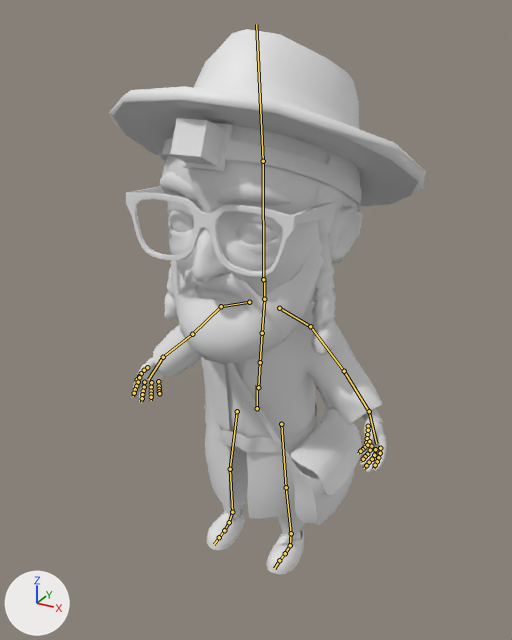
An edit to the FBX model Assets/Art/Rabbi/Animations/Rabbi_anim.fbx, drawn before and after from the same camera.
Rendered twice from a 50 mm camera at (0.979, -1.754, 1.774) aimed at (0.072, -0.106, 0.949). Every picture has the same lights, and +X, +Y and +Z are marked at lower left. The first picture is the older version. The bones that bend it are drawn over the model as lines.

The first picture shows 'Beard_low', 'BekisheBelt_low', 'Bekishe_low', 'Body_low', 'EyeBrows_low', 'EyeGlasses_low', 'Eyes_low', 'Hair_low', 'Hat_low', 'Pants_low', 'Payot_low', 'Shoes_low', 'ShoulderBag_low', 'Tallit_low', 'TefillinHead_low', 'Tefillin_low'.
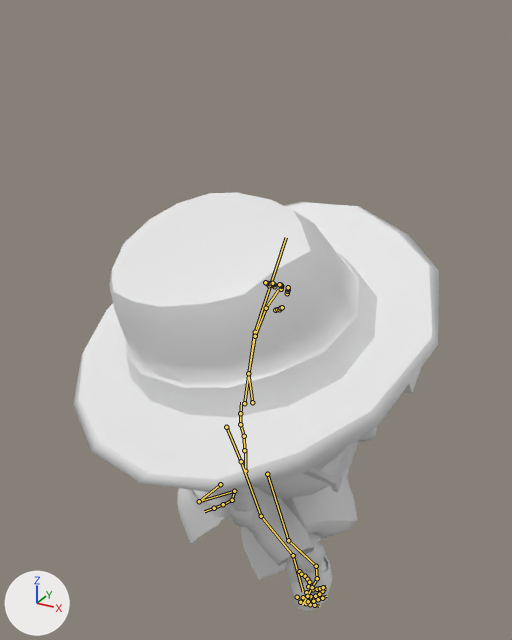
The newer file adds an action. The first version stands in its rest pose; the second is drawn at frame 19 of the action 'Armature|Sword_Light_1'.

The change in detail:
Bone 'mixamorig:Hips' (bone_mixamorig_hips) moves from (0.0, 0.0, 0.0) to (0.0, -0.199, 0.08).
Bone 'mixamorig:Hips' (bone_mixamorig_hips) turns from (0, 0, 0) to (0, 49, 0) degrees about its own x, y and z.
Bone 'mixamorig:Spine' (bone_mixamorig_spine) turns from (0, 0, 0) to (36, 31, 31) degrees about its own x, y and z.
Bone 'mixamorig:Spine1' (bone_mixamorig_spine1) turns from (0, 0, 0) to (2, 13, 13) degrees about its own x, y and z.
Bone 'mixamorig:Spine2' (bone_mixamorig_spine2) turns from (0, 0, 0) to (8, -29, -2) degrees about its own x, y and z.
Bone 'mixamorig:Neck' (bone_mixamorig_neck) turns from (0, 0, 0) to (-13, 18, -13) degrees about its own x, y and z.
Bone 'mixamorig:LeftShoulder' (bone_mixamorig_leftshoulder) turns from (0, 0, 0) to (10, 54, -37) degrees about its own x, y and z.
Bone 'mixamorig:LeftArm' (bone_mixamorig_leftarm) turns from (0, 0, 0) to (-53, -39, 48) degrees about its own x, y and z.
Bone 'mixamorig:LeftForeArm' (bone_mixamorig_leftforearm) turns from (0, 0, 0) to (3, 47, -4) degrees about its own x, y and z.
Bone 'mixamorig:LeftHand' (bone_mixamorig_lefthand) turns from (0, 0, 0) to (-28, 27, 12) degrees about its own x, y and z.
Bone 'mixamorig:RightShoulder' (bone_mixamorig_rightshoulder) turns from (0, 0, 0) to (35, 40, -39) degrees about its own x, y and z.
Bone 'mixamorig:RightArm' (bone_mixamorig_rightarm) turns from (0, 0, 0) to (-76, -52, 61) degrees about its own x, y and z.
Bone 'mixamorig:RightForeArm' (bone_mixamorig_rightforearm) turns from (0, 0, 0) to (-33, 50, -24) degrees about its own x, y and z.
Bone 'mixamorig:RightHand' (bone_mixamorig_righthand) turns from (0, 0, 0) to (-42, 21, -30) degrees about its own x, y and z.
Bone 'mixamorig:RightHandThumb1' (bone_mixamorig_righthandthumb1) turns from (0, 0, 0) to (26, 27, 1) degrees about its own x, y and z.
Bone 'mixamorig:RightHandThumb3' (bone_mixamorig_righthandthumb3) turns from (0, 0, 0) to (-19, -17, 7) degrees about its own x, y and z.
Bone 'mixamorig:RightHandIndex2' (bone_mixamorig_righthandindex2) turns from (0, 0, 0) to (26, 0, 16) degrees about its own x, y and z.
Bone 'mixamorig:RightHandMiddle1' (bone_mixamorig_righthandmiddle1) turns from (0, 0, 0) to (11, -1, 7) degrees about its own x, y and z.
Bone 'mixamorig:RightHandMiddle2' (bone_mixamorig_righthandmiddle2) turns from (0, 0, 0) to (17, 2, 10) degrees about its own x, y and z.
Bone 'mixamorig:RightHandMiddle3' (bone_mixamorig_righthandmiddle3) turns from (0, 0, 0) to (11, 2, 6) degrees about its own x, y and z.
Bone 'mixamorig:RightHandRing2' (bone_mixamorig_righthandring2) turns from (0, 0, 0) to (21, 1, 15) degrees about its own x, y and z.
Bone 'mixamorig:RightHandRing3' (bone_mixamorig_righthandring3) turns from (0, 0, 0) to (16, 2, 11) degrees about its own x, y and z.
Bone 'mixamorig:RightHandPinky2' (bone_mixamorig_righthandpinky2) turns from (0, 0, 0) to (11, 2, 9) degrees about its own x, y and z.
Bone 'mixamorig:LeftUpLeg' (bone_mixamorig_leftupleg) turns from (0, 0, 0) to (75, 25, 47) degrees about its own x, y and z.
Bone 'mixamorig:LeftLeg' (bone_mixamorig_leftleg) turns from (0, 0, 0) to (-63, -13, -22) degrees about its own x, y and z.
Bone 'mixamorig:LeftFoot' (bone_mixamorig_leftfoot) turns from (0, 0, 0) to (24, 9, -6) degrees about its own x, y and z.
Bone 'mixamorig:RightUpLeg' (bone_mixamorig_rightupleg) turns from (0, 0, 0) to (-54, 32, -41) degrees about its own x, y and z.
Bone 'mixamorig:RightLeg' (bone_mixamorig_rightleg) turns from (0, 0, 0) to (-47, 9, 21) degrees about its own x, y and z.
Bone 'mixamorig:RightFoot' (bone_mixamorig_rightfoot) turns from (0, 0, 0) to (59, 10, 30) degrees about its own x, y and z.

Location of each change, [x1, y1, x2, y2] in pixels of the pictures (512 x 640 px):
'Hat_low', posed (15% wider, 68% taller)
    before: [109, 29, 426, 207]
    after: [73, 193, 439, 493]
'Bekishe_low', posed
    before: [153, 302, 382, 518]
    after: [177, 485, 321, 579]
'Body_low', posed (mostly hidden afterwards)
    before: [132, 123, 386, 541]
    after: [286, 427, 377, 609]
'ShoulderBag_low', posed
    before: [228, 363, 362, 525]
    after: [282, 469, 358, 538]
'TefillinHead_low', posed (mostly hidden afterwards)
    before: [161, 118, 361, 211]
    after: [403, 368, 421, 394]
'EyeGlasses_low', posed
    before: [126, 186, 349, 276]
    after: [302, 438, 360, 492]
'Payot_low', posed
    before: [164, 207, 338, 355]
    after: [228, 485, 254, 527]
'Shoes_low', posed
    before: [207, 507, 304, 574]
    after: [294, 555, 332, 611]
'Pants_low', posed (mostly hidden afterwards)
    before: [223, 446, 306, 534]
    after: [209, 492, 326, 572]
'BekisheBelt_low', posed
    before: [204, 403, 317, 452]
    after: [188, 489, 232, 519]
'EyeBrows_low', posed (not visible afterwards)
    before: [160, 171, 292, 205]
'Hair_low', posed (mostly hidden afterwards)
    before: [316, 152, 361, 213]
    after: [153, 369, 181, 382]
'Tefillin_low', posed (not visible afterwards)
    before: [309, 373, 386, 465]
'Shirt_low', posed (not visible before)
    after: [256, 525, 261, 536]
bone 'mixamorig:Hips', root to tip
    before: (257, 408) to (257, 385)
    after: (245, 471) to (245, 449)
bone 'mixamorig:Spine', root to tip
    before: (258, 387) to (260, 362)
    after: (244, 450) to (244, 436)
bone 'mixamorig:Spine1', root to tip
    before: (260, 362) to (262, 333)
    after: (244, 436) to (240, 424)
bone 'mixamorig:Spine2', root to tip
    before: (262, 333) to (264, 300)
    after: (240, 424) to (240, 413)
bone 'mixamorig:Neck', root to tip
    before: (264, 299) to (264, 278)
    after: (240, 413) to (241, 402)
bone 'mixamorig:LeftShoulder', root to tip
    before: (279, 308) to (310, 326)
    after: (252, 402) to (248, 373)
bone 'mixamorig:LeftArm', root to tip
    before: (310, 326) to (344, 371)
    after: (248, 373) to (255, 336)
bone 'mixamorig:LeftForeArm', root to tip
    before: (344, 371) to (369, 411)
    after: (255, 336) to (266, 308)
bone 'mixamorig:LeftHand', root to tip
    before: (369, 411) to (376, 443)
    after: (266, 308) to (278, 289)
bone 'mixamorig:RightShoulder', root to tip
    before: (249, 302) to (221, 306)
    after: (226, 427) to (241, 461)
bone 'mixamorig:RightArm', root to tip
    before: (221, 306) to (192, 334)
    after: (241, 461) to (261, 516)
bone 'mixamorig:RightForeArm', root to tip
    before: (192, 334) to (163, 357)
    after: (261, 516) to (293, 555)
bone 'mixamorig:RightHand', root to tip
    before: (163, 357) to (148, 379)
    after: (293, 555) to (303, 591)
bone 'mixamorig:RightHandThumb1', root to tip
    before: (147, 367) to (144, 371)
    after: (299, 571) to (302, 574)
bone 'mixamorig:RightHandThumb3', root to tip
    before: (141, 373) to (138, 376)
    after: (305, 576) to (307, 579)
bone 'mixamorig:RightHandIndex2', root to tip
    before: (138, 382) to (136, 386)
    after: (300, 602) to (306, 603)
bone 'mixamorig:RightHandMiddle1', root to tip
    before: (144, 382) to (143, 387)
    after: (303, 597) to (308, 601)
bone 'mixamorig:RightHandMiddle2', root to tip
    before: (144, 387) to (143, 391)
    after: (308, 601) to (313, 601)
bone 'mixamorig:RightHandMiddle3', root to tip
    before: (143, 391) to (142, 395)
    after: (313, 601) to (318, 599)
bone 'mixamorig:RightHandRing2', root to tip
    before: (151, 387) to (151, 391)
    after: (310, 596) to (315, 596)
bone 'mixamorig:RightHandRing3', root to tip
    before: (151, 391) to (151, 394)
    after: (315, 596) to (319, 594)
bone 'mixamorig:RightHandPinky2', root to tip
    before: (159, 386) to (159, 389)
    after: (313, 589) to (317, 589)
bone 'mixamorig:LeftUpLeg', root to tip
    before: (281, 424) to (286, 487)
    after: (267, 474) to (288, 540)
bone 'mixamorig:LeftLeg', root to tip
    before: (286, 487) to (291, 533)
    after: (288, 540) to (316, 566)
bone 'mixamorig:LeftFoot', root to tip
    before: (291, 533) to (290, 545)
    after: (316, 566) to (317, 578)
bone 'mixamorig:RightUpLeg', root to tip
    before: (237, 411) to (230, 469)
    after: (220, 484) to (199, 501)
bone 'mixamorig:RightLeg', root to tip
    before: (230, 469) to (232, 512)
    after: (199, 501) to (234, 491)
bone 'mixamorig:RightFoot', root to tip
    before: (232, 512) to (229, 522)
    after: (234, 491) to (232, 500)
